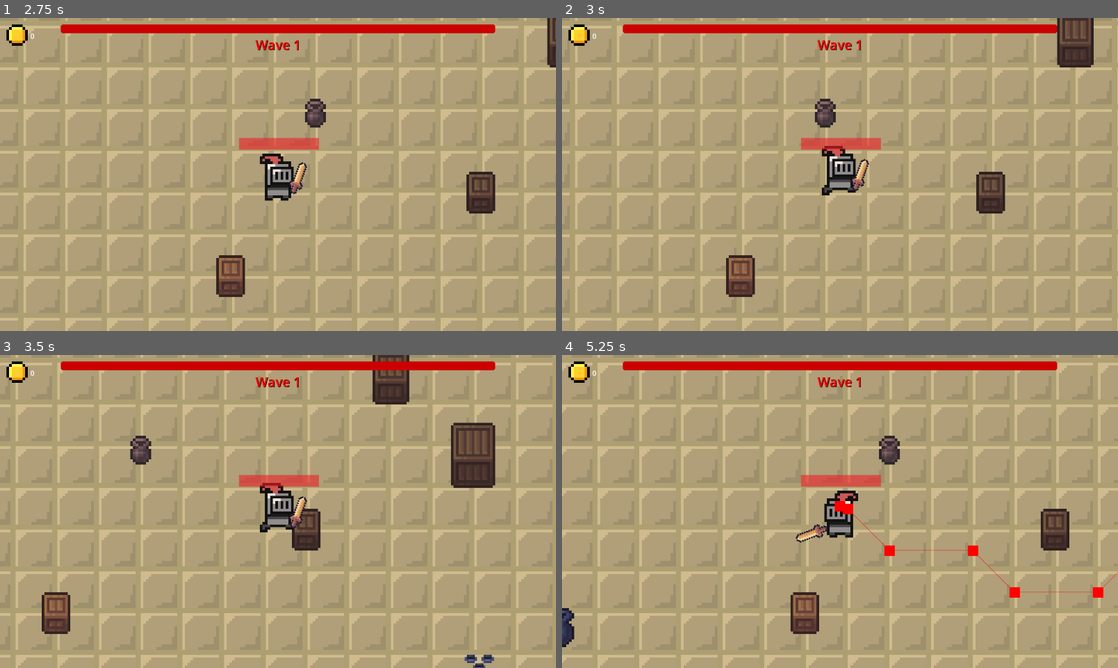
Above: before the commit, frames 1-4 (two rows, left to right).
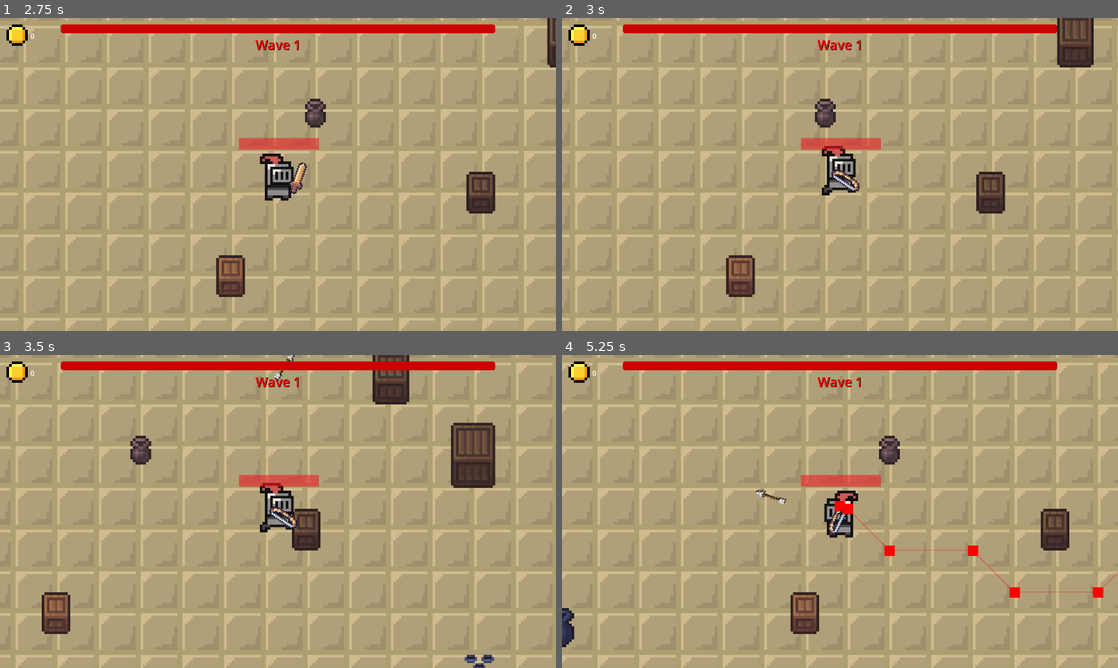
Above: after the commit, the same moments.

Repository: DavydGladius/Gladiator
Game: Godot game, scene res://Scenes/main_menu.tscn
Two runs of this game, one before a commit and one after it. Both use one fixed random seed, a clock stepped at 60 frames per second and the inputs below. Sound files missing from this copy of the repository are replaced by a short silence.
Inputs (mouse positions are in pixels of both pictures, inside the frame that each line leads up to):
- Up to frame 1 (2.75 s): click "Start" at 0.5 s; tap Enter at 1.25 s; move the mouse to (400, 158) at 1.27 s; hold D (right) 1.28-2 s; click (400, 158) at 1.35 s; tap 1 (weapon1, bound only after the commit) at 1.55 s; drag from (166, 190) to (305, 146) at 2.02 s
- Up to frame 2 (3 s): move the mouse to (895, 105) at 2.77 s; hold D (right) from 2.78 s (still down); tap 2 (weapon2, bound only after the commit) at 2.85 s
- Up to frame 3 (3.5 s): keep holding D (right); click (333, 442) at 3.05 s
- Up to frame 4 (5.25 s): release D (right) at 3.5 s; drag from (812, 574) to (1040, 652) at 3.52 s; move the mouse to (1006, 558) at 4.27 s; hold A (left) 4.28-5 s; tap 1 (weapon1, bound only after the commit) at 4.35 s; click (1006, 558) at 4.42 s; tap 2 (weapon2, bound only after the commit) at 4.55 s; drag from (673, 464) to (756, 433) at 5.02 s

Frame 1 is identical in both runs. In frame 2, 0.3% of the frame differs, in the area x 48-56%, y 44-56%; in frame 3, 0.3%; in frame 4, 0.4%, in the area x 34-52%, y 42-60%.

Commit message:
Range Weapon
// NOTE: for those who will do inventory please change the player script and remove ability to switch weapons with keybinds

+ Added temperoty buttons to switch weapons aka. button 1 and 2 simple enought

+ Added bow to the game with shooting arrow that actually DOES DAMAGE insane i know and there's also sound effect when you press shoot so thats cool

Diff:
--- a/characters/Player/player.tscn
+++ b/characters/Player/player.tscn
@@ -3,6 +3,7 @@
 [ext_resource type="Script" uid="uid://41kcurmr2854" path="res://scripts/player/Player.gd" id="1_yrol7"]
 [ext_resource type="Texture2D" uid="uid://d1ukout7sfdk4" path="res://assets/sprites/mc/mc_sprite_.png" id="2_b405y"]
 [ext_resource type="PackedScene" uid="uid://ceqtca5e8gumv" path="res://characters/weapons/BasicSword.tscn" id="3_pdv5a"]
+[ext_resource type="PackedScene" uid="uid://ciosyy23nxiea" path="res://characters/weapons/BasicBow.tscn" id="4_fg313"]
 [ext_resource type="Texture2D" uid="uid://ccbmqlkrv7inr" path="res://assets/sprites/mc/health.png" id="4_kidiw"]
 [ext_resource type="Texture2D" uid="uid://g78nec7ipmen" path="res://assets/sprites/Coin.png" id="4_pdv5a"]
 [ext_resource type="AudioStream" uid="uid://d388giy3aj5s1" path="res://assets/sound_effects/walking_sound_stone.ogg" id="5_b405y"]
@@ -171,9 +172,14 @@
 shape = SubResource("CapsuleShape2D_4ntmi")
 
 [node name="BasicSword" parent="." unique_id=1921500197 instance=ExtResource("3_pdv5a")]
+visible = false
 position = Vector2(6.0000005, 9.000001)
 rotation = -0.43633235
 scale = Vector2(0.99999994, 0.99999994)
+
+[node name="BasicBow" parent="." unique_id=1350165084 instance=ExtResource("4_fg313")]
+visible = false
+position = Vector2(1, 6)
 
 [node name="CanvasLayer" type="CanvasLayer" parent="." unique_id=1129702142]
 
--- /dev/null
+++ b/characters/weapons/Arrow.tscn
@@ -0,0 +1,31 @@
+[gd_scene format=3 uid="uid://dvrkdwifwx3oo"]
+
+[ext_resource type="Script" uid="uid://dfvu3meufo5g4" path="res://scripts/weapons/arrow.gd" id="1_ptxk3"]
+[ext_resource type="Texture2D" uid="uid://bcycul0evh6mq" path="res://assets/sprites/weapons/Arrow.png" id="2_qy2gh"]
+
+[sub_resource type="RectangleShape2D" id="RectangleShape2D_ptxk3"]
+size = Vector2(60.000008, 20)
+
+[node name="Arrow" type="Node2D" unique_id=537596658]
+scale = Vector2(0.2, 0.2)
+script = ExtResource("1_ptxk3")
+
+[node name="Sprite2D" type="Sprite2D" parent="." unique_id=865734177]
+rotation = 0.7853982
+scale = Vector2(0.35, 0.35)
+texture = ExtResource("2_qy2gh")
+
+[node name="DamageArea" type="Area2D" parent="." unique_id=910491962]
+scale = Vector2(0.99999994, 0.99999994)
+collision_layer = 0
+collision_mask = 3
+
+[node name="CollisionShape2D" type="CollisionShape2D" parent="DamageArea" unique_id=665078518]
+position = Vector2(1.192093e-06, -4.7683716e-07)
+shape = SubResource("RectangleShape2D_ptxk3")
+
+[node name="VisibleOnScreenNotifier2D" type="VisibleOnScreenNotifier2D" parent="." unique_id=2123832284]
+rect = Rect2(-70, -70, 140, 140)
+
+[connection signal="body_entered" from="DamageArea" to="." method="_on_damage_area_body_entered"]
+[connection signal="screen_exited" from="VisibleOnScreenNotifier2D" to="." method="_on_visible_on_screen_notifier_2d_screen_exited"]
--- /dev/null
+++ b/characters/weapons/BasicBow.tscn
@@ -0,0 +1,22 @@
+[gd_scene format=3 uid="uid://ciosyy23nxiea"]
+
+[ext_resource type="Texture2D" uid="uid://bqshhwkgpq4ix" path="res://assets/sprites/weapons/FullSpriteSheet.png" id="1_blajm"]
+[ext_resource type="Script" uid="uid://djfesp3hsvv2j" path="res://scripts/weapons/basic_bow.gd" id="1_vrboa"]
+[ext_resource type="AudioStream" uid="uid://dhxk2xetflxnk" path="res://assets/sound_effects/ShootBow.ogg" id="3_7xqra"]
+
+[node name="BasicBow" type="Node2D" unique_id=1350165084]
+script = ExtResource("1_vrboa")
+
+[node name="Sprite2D" type="Sprite2D" parent="." unique_id=1905457996]
+position = Vector2(2, 0)
+rotation = -0.7853982
+scale = Vector2(0.6, 0.6)
+texture = ExtResource("1_blajm")
+region_enabled = true
+region_rect = Rect2(0, 0, 16, 16)
+
+[node name="Marker2D" type="Marker2D" parent="." unique_id=744263457]
+position = Vector2(5, 0)
+
+[node name="ShootSound" type="AudioStreamPlayer2D" parent="." unique_id=350097761]
+stream = ExtResource("3_7xqra")
--- a/project.godot
+++ b/project.godot
@@ -90,6 +90,21 @@
 "events": [Object(InputEventKey,"resource_local_to_scene":false,"resource_name":"","device":-1,"window_id":0,"alt_press …(195 unchanged characters)…
 ]
 }
+shoot={
+"deadzone": 0.2,
+"events": [Object(InputEventMouseButton,"resource_local_to_scene":false,"resource_name":"","device":-1,"window_id":0,"alt_pressed":false,"shift_pressed":false,"ctrl_pressed":false,"meta_pressed":false,"button_mask":0,"position":Vector2(0, 0),"global_position":Vector2(0, 0),"factor":1.0,"button_index":1,"canceled":false,"pressed":false,"double_click":false,"script":null)
+]
+}
+weapon1={
+"deadzone": 0.2,
+"events": [Object(InputEventKey,"resource_local_to_scene":false,"resource_name":"","device":-1,"window_id":0,"alt_pressed":false,"shift_pressed":false,"ctrl_pressed":false,"meta_pressed":false,"pressed":false,"keycode":0,"physical_keycode":49,"key_label":0,"unicode":49,"location":0,"echo":false,"script":null)
+]
+}
+weapon2={
+"deadzone": 0.2,
+"events": [Object(InputEventKey,"resource_local_to_scene":false,"resource_name":"","device":-1,"window_id":0,"alt_pressed":false,"shift_pressed":false,"ctrl_pressed":false,"meta_pressed":false,"pressed":false,"keycode":0,"physical_keycode":50,"key_label":0,"unicode":50,"location":0,"echo":false,"script":null)
+]
+}
 
 [physics]
 
--- a/scripts/player/Player.gd
+++ b/scripts/player/Player.gd
@@ -3,6 +3,10 @@
 var coincount: int = 0
 @onready var footstep_audio = $FootstepPlayer
 @onready var total_coins = $CanvasLayer/TextureRect/Label
+
+@onready var sword = $BasicSword
+@onready var bow = $BasicBow
+
 var damage_multiplier: float = 1.0
 var speed_multiplier: float = 1.0
 var health_bonus: float = 0.0
@@ -15,10 +19,38 @@
 	if footstep_audio is AudioStreamPlayer2D:
 		footstep_audio.max_distance = 2000
 
+	switch_weapon("sword")
+
 func _physics_process(_delta):
 	if is_dead: return
 	var direction = Input.get_vector("left", "right", "up", "down")
 	handle_movement(direction)
+
+	#====================================================
+	#		CIA TIKTAIS TRUMPAM ATEITYJE ISTRINTI
+	#====================================================
+
+	if Input.is_action_just_pressed("weapon1"):
+		switch_weapon("sword")
+
+	if Input.is_action_just_pressed("weapon2"):
+		switch_weapon("bow")
+
+	#====================================================
+	#====================================================
+
+# ŠIĄ FUNKCIJĄ KVIETI IŠ SHOP: player.switch_weapon("bow") ATEICIAI
+func switch_weapon(weapon_type: String):
+	if weapon_type == "sword":
+		sword.show()
+		sword.process_mode = PROCESS_MODE_INHERIT
+		bow.hide()
+		bow.process_mode = PROCESS_MODE_DISABLED
+	elif weapon_type == "bow":
+		bow.show()
+		bow.process_mode = PROCESS_MODE_INHERIT
+		sword.hide()
+		sword.process_mode = PROCESS_MODE_DISABLED
 
 func _on_player_died():
 	coincount = round(float(coincount * 0.9))
--- a/scripts/ui/shop_scene.gd
+++ b/scripts/ui/shop_scene.gd
@@ -12,7 +12,7 @@
 	if wave_manager:
 		wave_manager.wave_started.connect(_on_wave_started)
 
-func _on_wave_started(wave_number: int) -> void:
+func _on_wave_started(_wave_number: int) -> void:
 	_shuffel_shop()
 
 func _shuffel_shop():
--- /dev/null
+++ b/scripts/weapons/arrow.gd
@@ -0,0 +1,26 @@
+extends Node2D
+
+const SPEED: int = 800
+@export var damage: float = 25.0
+
+func _process(delta: float) -> void:
+	position += transform.x * SPEED * delta
+
+func _on_damage_area_body_entered(body: Node2D) -> void:
+	# 1. Ignoruojam žaidėją
+	if body.is_in_group("player") or body.name == "Player":
+		return
+
+	# 2. Damage priešui
+	if body.is_in_group("enemy"):
+		if body.has_method("take_damage"):
+			body.take_damage(damage)
+		queue_free()
+		return
+
+	# 3. Atsitrenkimas į sienas/dekoracijas
+	if body is TileMapLayer or body is StaticBody2D:
+		queue_free()
+
+func _on_visible_on_screen_notifier_2d_screen_exited() -> void:
+	queue_free()
--- /dev/null
+++ b/scripts/weapons/basic_bow.gd
@@ -0,0 +1,38 @@
+extends Node2D
+
+const ARROW = preload("res://characters/weapons/Arrow.tscn")
+@onready var muzzle: Marker2D = $Marker2D
+@onready var shoot_sound: AudioStreamPlayer2D = $ShootSound
+
+
+var can_shoot: bool = true
+@export var shoot_cooldown: float = 0.5
+
+func _process(_delta: float) -> void:
+
+	if not is_visible_in_tree(): return
+
+	look_at(get_global_mouse_position())
+
+	rotation_degrees = wrap(rotation_degrees, 0, 360)
+	if rotation_degrees > 90 and rotation_degrees < 270:
+		scale.y = -1
+	else:
+		scale.y = 1
+
+	if Input.is_action_just_pressed("shoot"):
+		shoot_sound.play()
+		shoot()
+
+func shoot():
+	if not can_shoot:
+		return
+
+	can_shoot = false
+	var arrow_instance = ARROW.instantiate()
+	get_tree().current_scene.add_child(arrow_instance)
+	arrow_instance.global_position = muzzle.global_position
+	arrow_instance.rotation = rotation
+
+	await get_tree().create_timer(shoot_cooldown).timeout
+	can_shoot = true
--- a/scripts/weapons/basic_sword.gd
+++ b/scripts/weapons/basic_sword.gd
@@ -14,6 +14,8 @@
 var is_attacking: bool = false
 
 func _process(_delta: float) -> void:
+	if not is_visible_in_tree(): return
+
 	if not is_attacking:
 		handle_visuals()
 
@@ -21,7 +23,6 @@
 		perform_attack()
 
 func handle_visuals():
-
 	if player_sprite.flip_h:
 		position.x = -base_x
 		scale.x = -1
@@ -46,13 +47,11 @@
 
 func perform_attack():
 	is_attacking = true
-
 	if swing_sound:
 		swing_sound.pitch_scale = randf_range(0.9, 1.1)
 		swing_sound.play()
 
 	scale.x = 1
-
 	var attack_direction = get_global_mouse_position()
 	look_at(attack_direction)
 
@@ -63,15 +62,14 @@
 
 	var start_rot = rotation_degrees
 	var tween = create_tween()
-
 	tween.set_trans(Tween.TRANS_QUART)
 	tween.set_ease(Tween.EASE_OUT)
 
 	tween.tween_property(self, "rotation_degrees", start_rot + 110, 0.1)
 	tween.tween_property(self, "rotation_degrees", start_rot, 0.1)
 	await tween.finished
+	is_attacking = false
 
-	is_attacking = false
 func get_full_damage():
 	var player = get_tree().get_first_node_in_group("player")
 	if player:
Not shown, added: assets/sound_effects/ShootBow.ogg.import
Binary file added: assets/sprites/weapons/Arrow.png
Not shown, added: assets/sprites/weapons/Arrow.png.import
Not shown, added: scripts/weapons/arrow.gd.uid
Not shown, added: scripts/weapons/basic_bow.gd.uid
Not shown, added: assets/sound_effects/ShootBow.ogg
